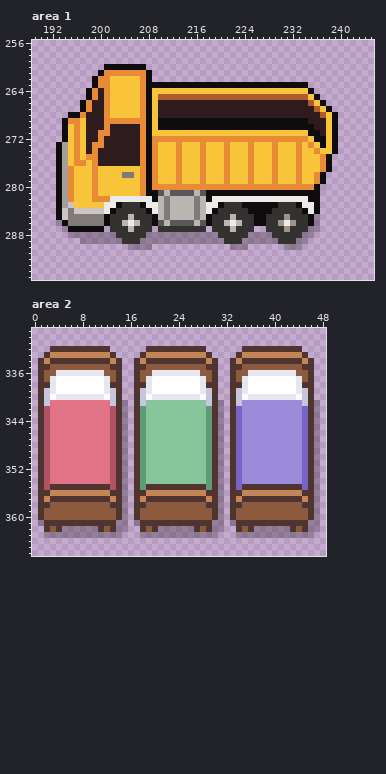
Pixel-art file -- Assets/ms49/textures/tiles/tiles.aseprite. This is how it looked before the edit.
512x512 pixels, 1 frame. Pixels under 10% opacity are left out. Colours within 5 levels of each other are drawn and written as one. Shown: area 1: x 189..245, y 256..295; area 2: x 0..48, y 329..366. The commit also changed other parts of the picture, which this record leaves out.
After the commit:
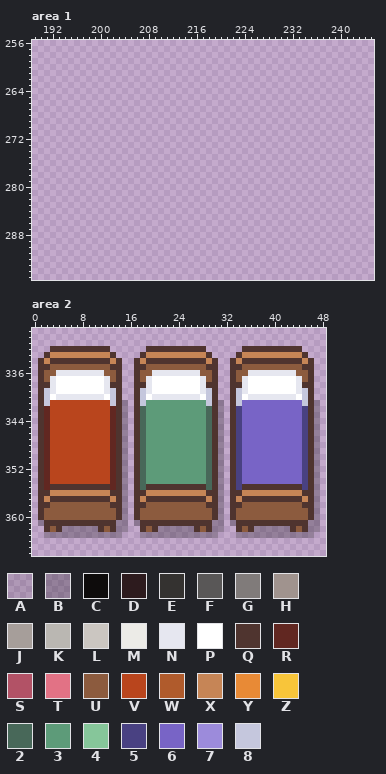
Palette (. is transparent): A #0504031c  B #05040340  C #0e0c0c  D #2d1b1e  E #343230  F #595757  G #807b7a  H #a0938e  J #a69e9a  K #bab7b2  L #cbc6c1  M #ecebe7  N #e6e7f0  P #ffffff  Q #4f342f  R #612721  S #b25266  T #e27285  U #8c5b3e  V #b9451d  W #b05b2c  X #c68556  Y #e88a36  Z #f8c53a  2 #486859  3 #5d9b79  4 #86c69a  5 #494182  6 #7864c6  7 #9c8bdb  8 #c5c7dd
Changes in this commit:
Changed rows in their new state; - is an unchanged pixel.
Area 1, layers "Shadows", "Layer":
first column x 193:
260 --------.......--------------------------------
261 -------.........-------------------------------
262 ------..........-------------------------------
263 ------....................................-----
264 -----......................................----
265 -----.......................................---
266 ----.........................................--
267 ----..........................................-
268 --.............................................
269 -..............................................
270 -..............................................
271 -..............................................
272 -..............................................
273 ...............................................
274 ...............................................
275 ..............................................-
276 ..............................................-
277 ..............................................-
278 .............................................--
279 .............................................--
280 .............................................--
281 ............................................---
282 ............................................---
283 ............................................---
284 ............................................---
285 ............................................---
286 ............................................---
287 -.......-.......-........-.......--.........---
288 --.........................................----
289 ----......................................-----
290 ------------....-------------...------...------
Area 2, layer "Layer":
first column x 2:
341 -VVVVVVVVVV------3333333333------6666666666-
342 RVVVVVVVVVVR----233333333332----566666666665
343 RVVVVVVVVVVR----233333333332----566666666665
344 RVVVVVVVVVVR----233333333332----566666666665
345 RVVVVVVVVVVR----233333333332----566666666665
346 RVVVVVVVVVVR----233333333332----566666666665
347 RVVVVVVVVVVR----233333333332----566666666665
348 RVVVVVVVVVVR----233333333332----566666666665
349 RVVVVVVVVVVR----233333333332----566666666665
350 RVVVVVVVVVVR----233333333332----566666666665
351 RVVVVVVVVVVR----233333333332----566666666665
352 RVVVVVVVVVVR----233333333332----566666666665
353 RVVVVVVVVVVR----233333333332----566666666665
354 RVVVVVVVVVVR----233333333332----566666666665
355 R----------R----2----------2----5----------5
Changed places in both pictures, as pixel boxes (x1, y1, x2, y2):
erased: (56, 64, 338, 250)
changed: (44, 400, 116, 490)
changed: (140, 400, 212, 490)
changed: (236, 400, 308, 490)
